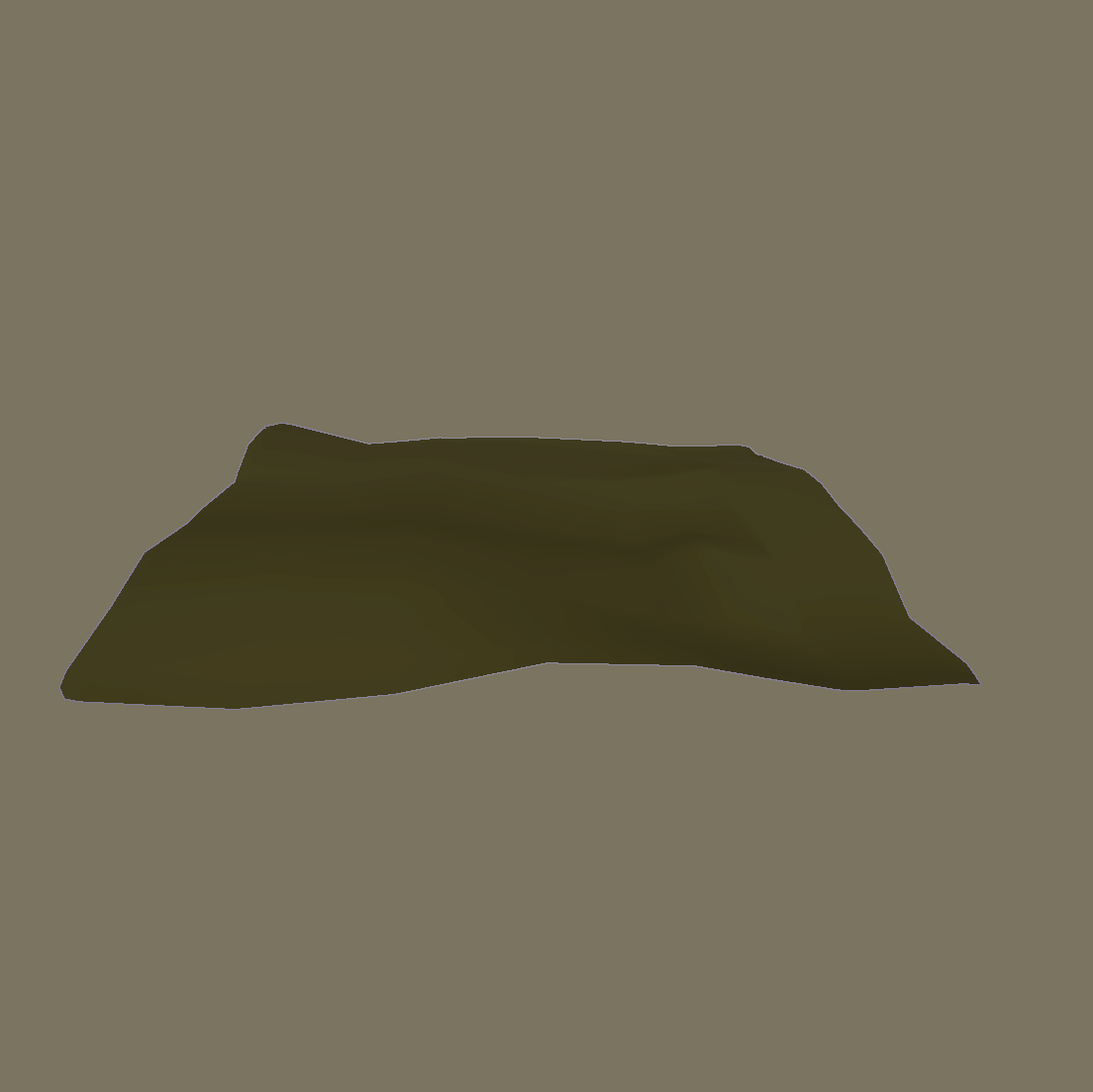
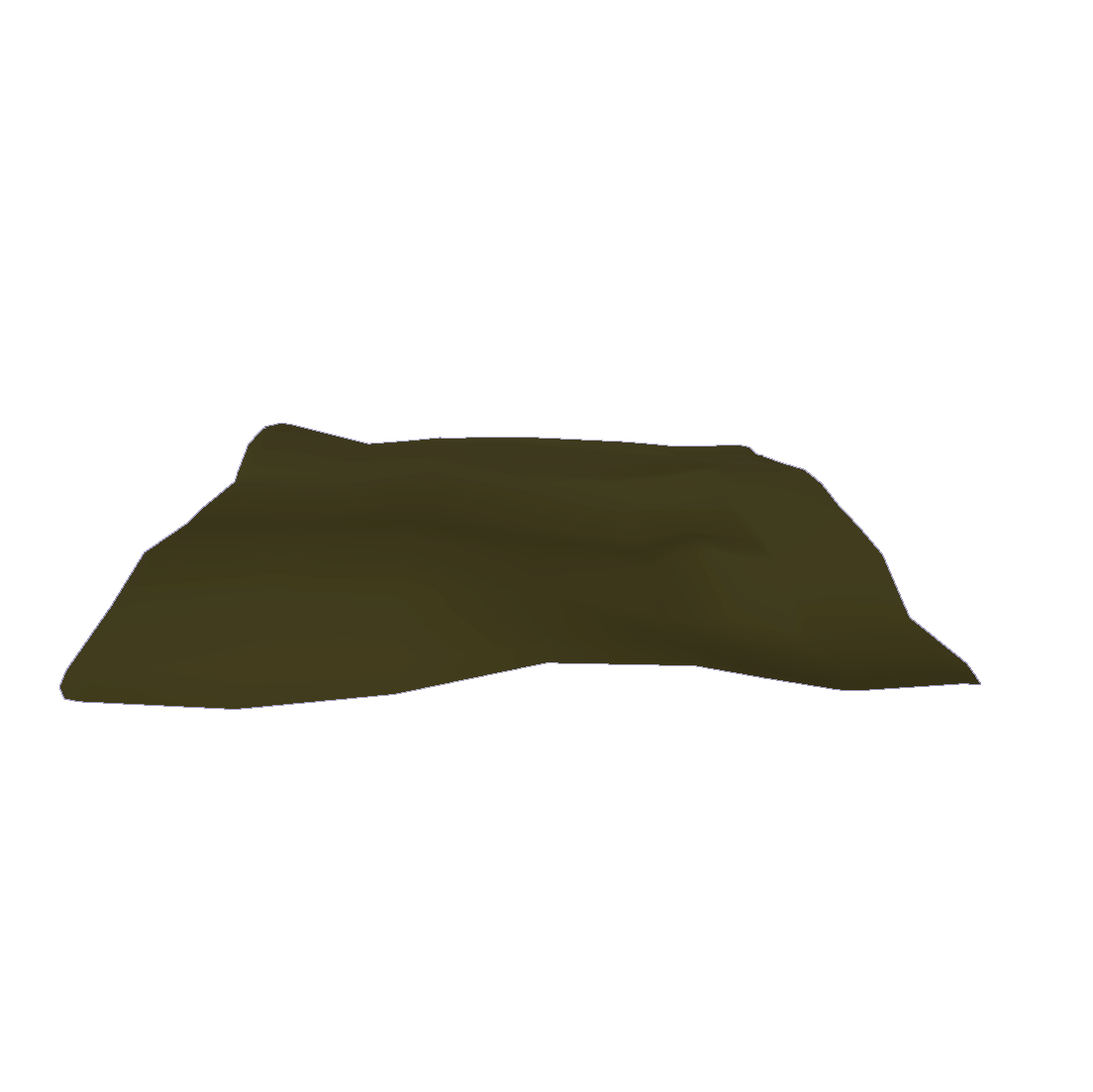
Before/after of a 1093px x 1092px layered artwork. What changed in the layer stack:
hid "圖層 1" over [0, 0, 1093, 1092]
